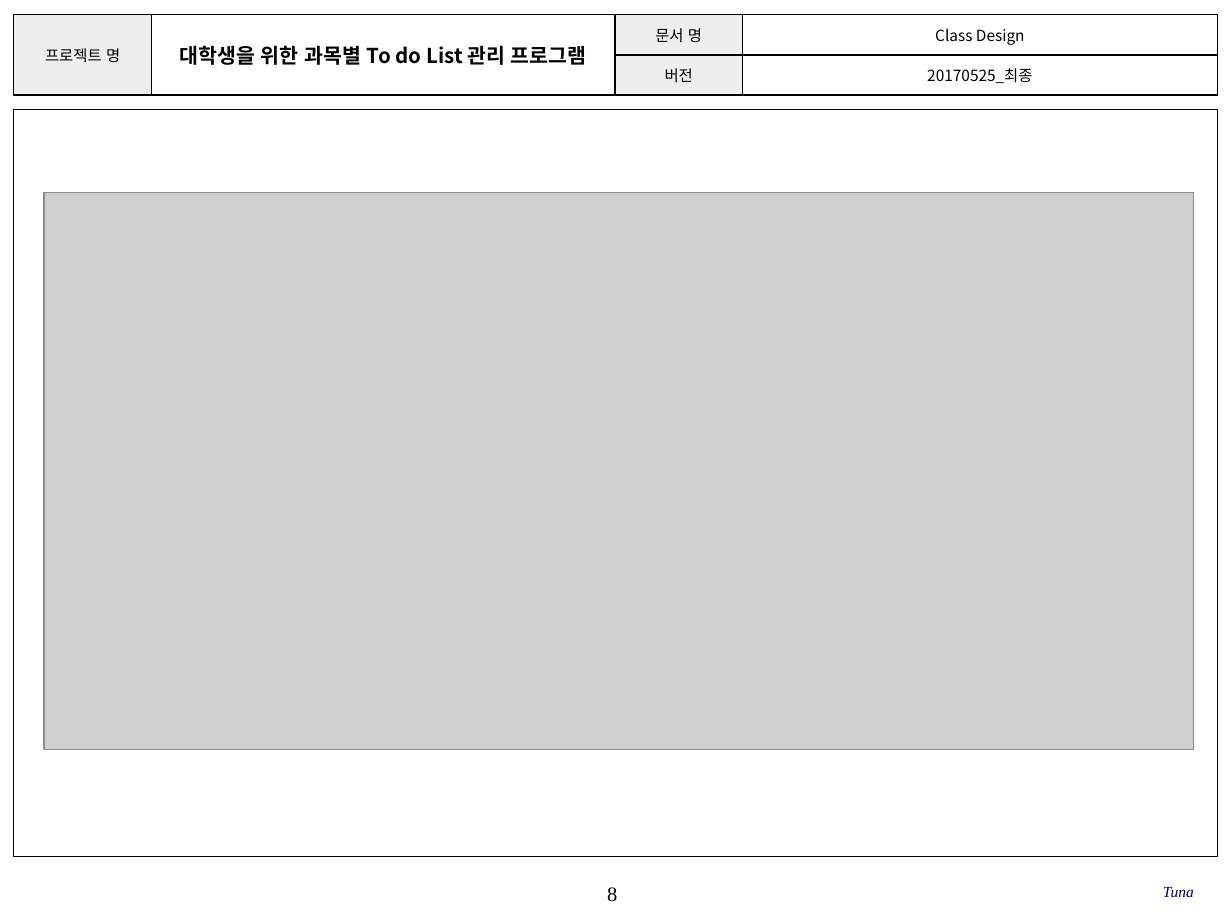
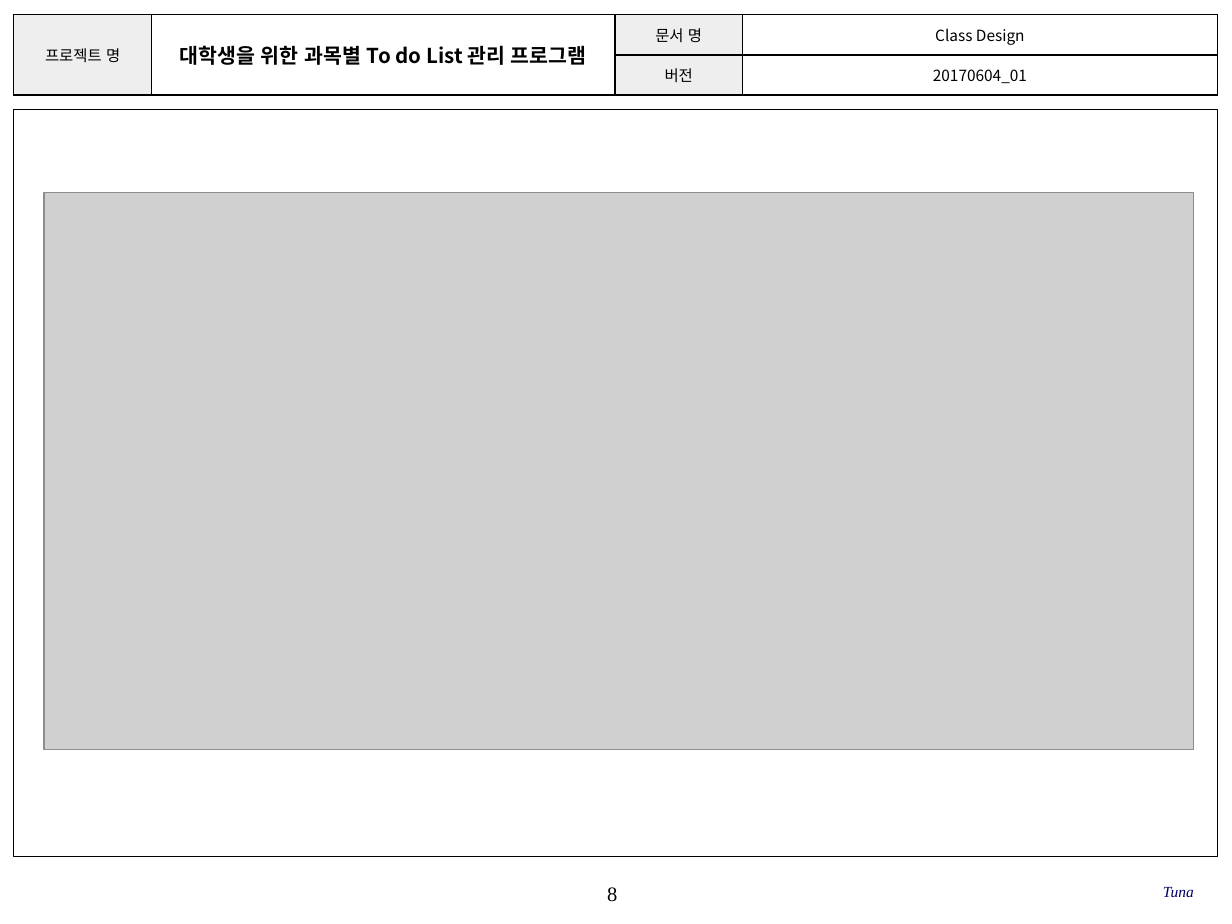
Before and after one commit to SE-admin/SE2017_4_tuna, a slide deck: slide 8 of doc/3_ 설계서/Class Design.pptx. Drawn at 1232x924 pixels with LibreOffice and Linux fonts; fonts in the diff are those of the drawing; grey boxes stand for pictures; background and template pictures are left out. Boxes give left, top, right and bottom in pixels: in the first picture for what was removed or moved away, otherwise in the second. Text is boxed around its words. In the diff, an @@ line names an element or a change of style, - is before the commit and + after.

```diff
--- a/doc/3_ 설계서/Class Design.pptx
+++ b/doc/3_ 설계서/Class Design.pptx
@@ table at (14,15,1217,95) @@
-row 2, column 4: 20170525_최종
+row 2, column 4: 20170604_01
```
Also in this commit, not shown: 7 other slides changed.
